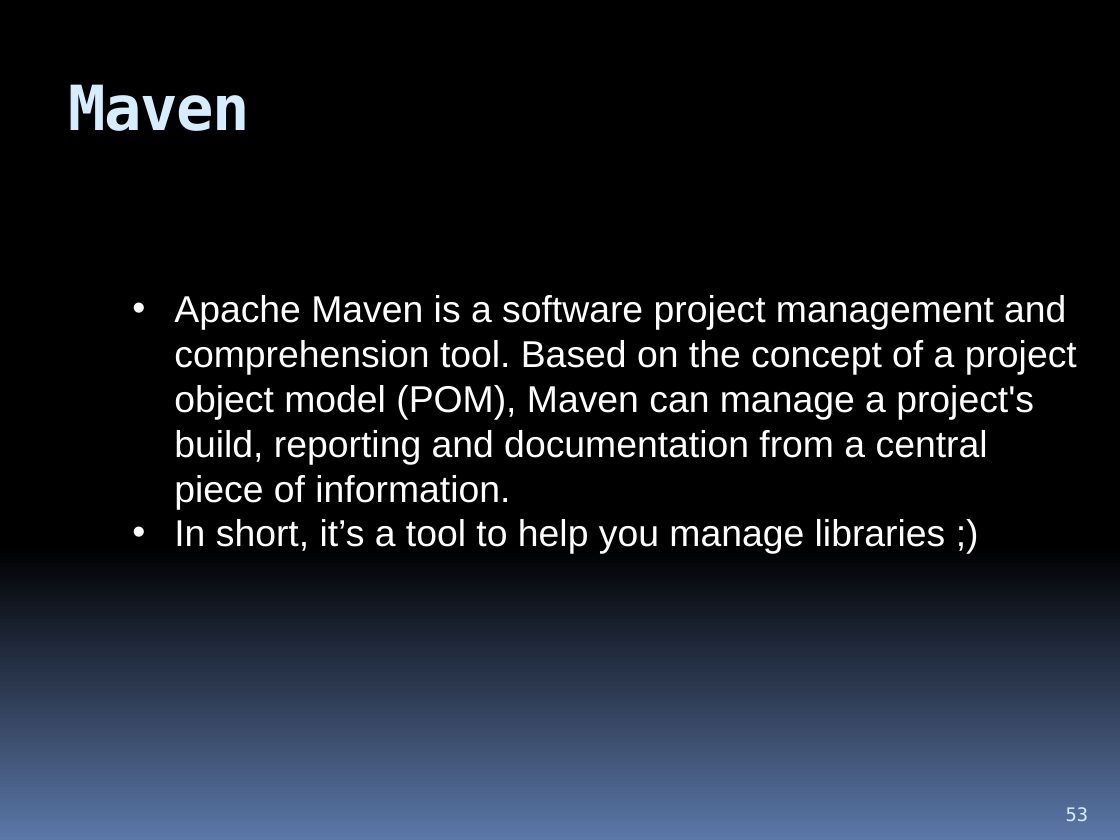
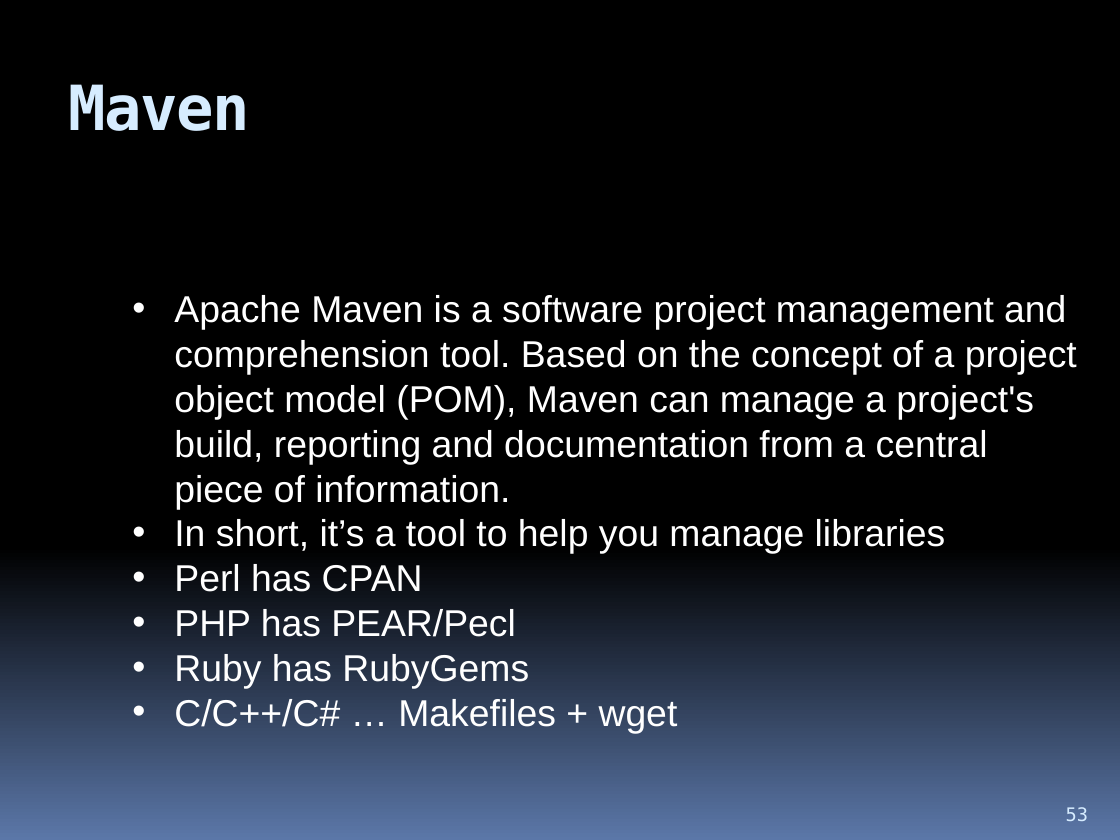
Before and after one commit to hchan/comp2613, a slide deck: slide 53 of coursePresentation.pptx. Drawn at 1120x840 pixels with LibreOffice and Linux fonts; fonts in the diff are those of the drawing. Boxes give left, top, right and bottom in pixels: in the first picture for what was removed or moved away, otherwise in the second. Text is boxed around its words. In the diff, an @@ line names an element or a change of style, - is before the commit and + after.

```diff
--- a/coursePresentation.pptx
+++ b/coursePresentation.pptx
@@ text at (x1=174, y1=519, x2=946, y2=733): text changed @@
-• In short, it’s a tool to help you manage libraries ;)
+• In short, it’s a tool to help you manage libraries
+• Perl has CPAN
+• PHP has PEAR/Pecl
+• Ruby has RubyGems
+• C/C++/C# … Makefiles + wget
```
Also in this commit, not shown: 4 other slides changed, 3 slides added.
